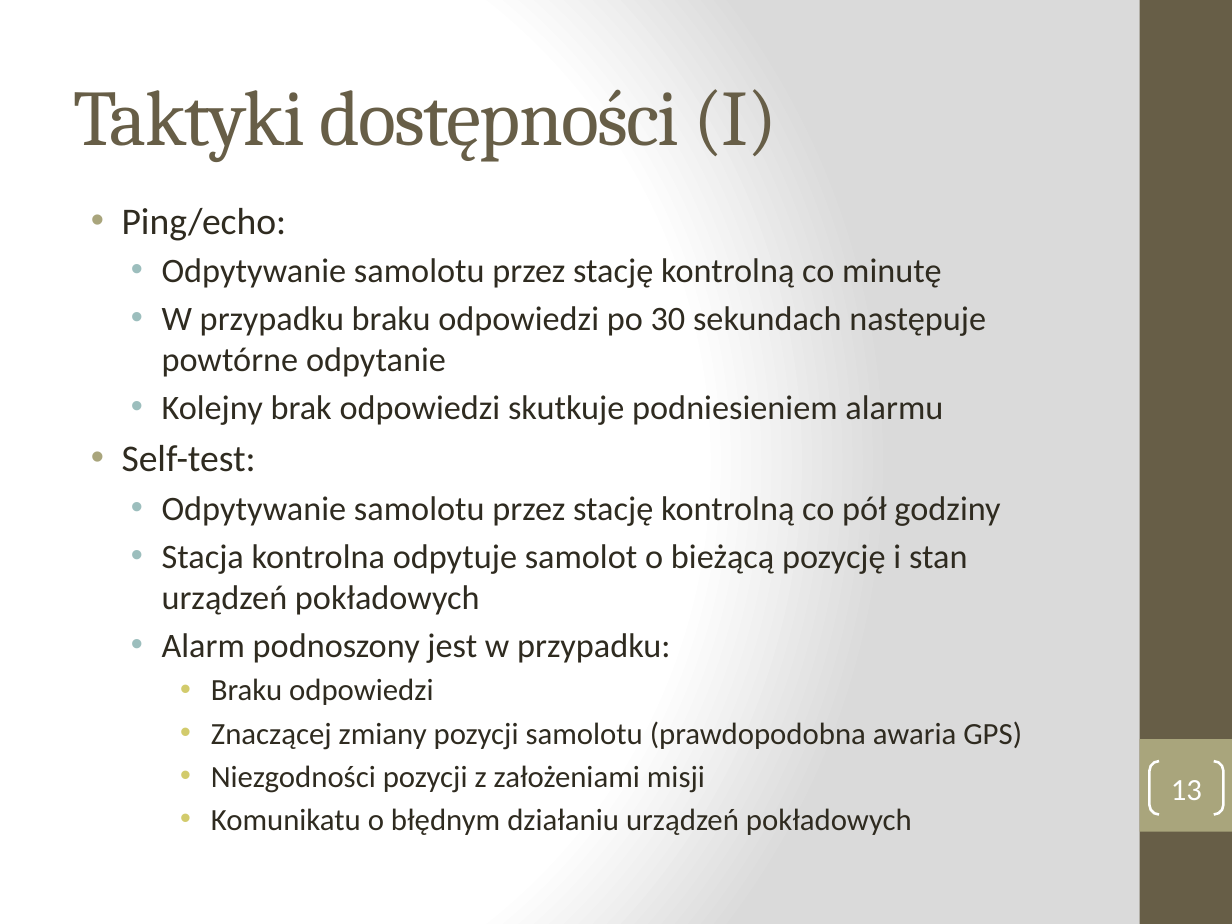
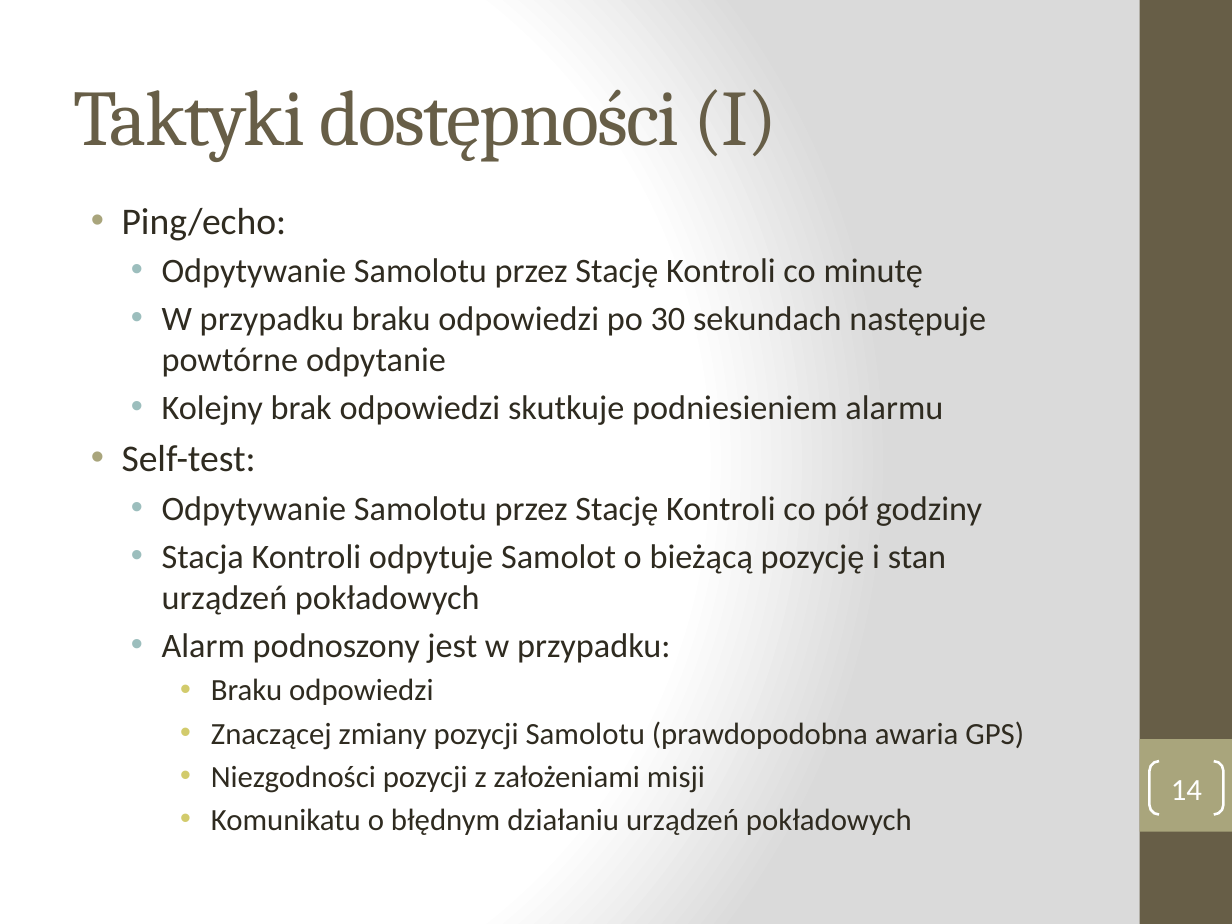
Before and after one commit to manisero/SemesterX, a slide deck: slide 14 of AIS/projekt/etap1/etap1.pptx (slide 13 before the commit). Drawn at 1232x924 pixels with LibreOffice and Linux fonts; fonts in the diff are those of the drawing. Boxes give left, top, right and bottom in pixels: in the first picture for what was removed or moved away, otherwise in the second. Text is boxed around its words. In the diff, an @@ line names an element or a change of style, - is before the commit and + after.

```diff
--- a/AIS/projekt/etap1/etap1.pptx
+++ b/AIS/projekt/etap1/etap1.pptx
@@ text at (162,258,923,288): text changed @@
-  • Odpytywanie samolotu przez stację kontrolną co minutę
+  • Odpytywanie Samolotu przez Stację Kontroli co minutę
@@ text at (162,496,982,615): text changed @@
-  • Odpytywanie samolotu przez stację kontrolną co pół godziny
-  • Stacja kontrolna odpytuje samolot o bieżącą pozycję i stan urządzeń pokładowych
+  • Odpytywanie Samolotu przez Stację Kontroli co pół godziny
+  • Stacja Kontroli odpytuje Samolot o bieżącą pozycję i stan urządzeń pokładowych
@@ text at (211,721,1024,750): text changed @@
-    • Znaczącej zmiany pozycji samolotu (prawdopodobna awaria GPS)
+    • Znaczącej zmiany pozycji Samolotu (prawdopodobna awaria GPS)
@@ page number at (1171,780,1202,800): text changed @@
-13
+14
```
Also in this commit, not shown: 7 other slides changed, 1 slide added.
